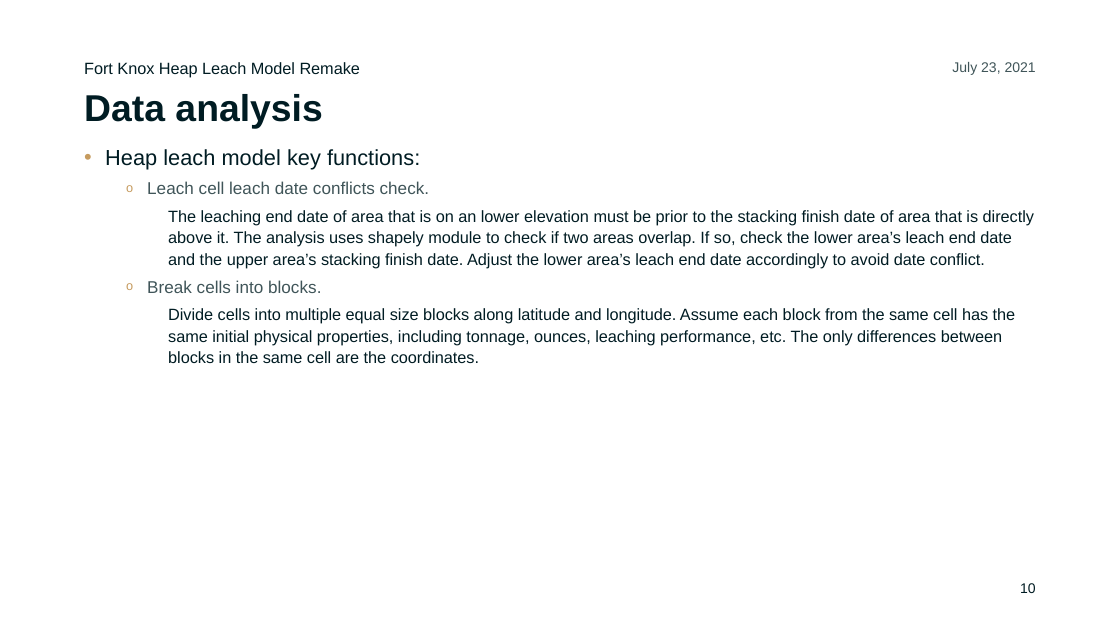
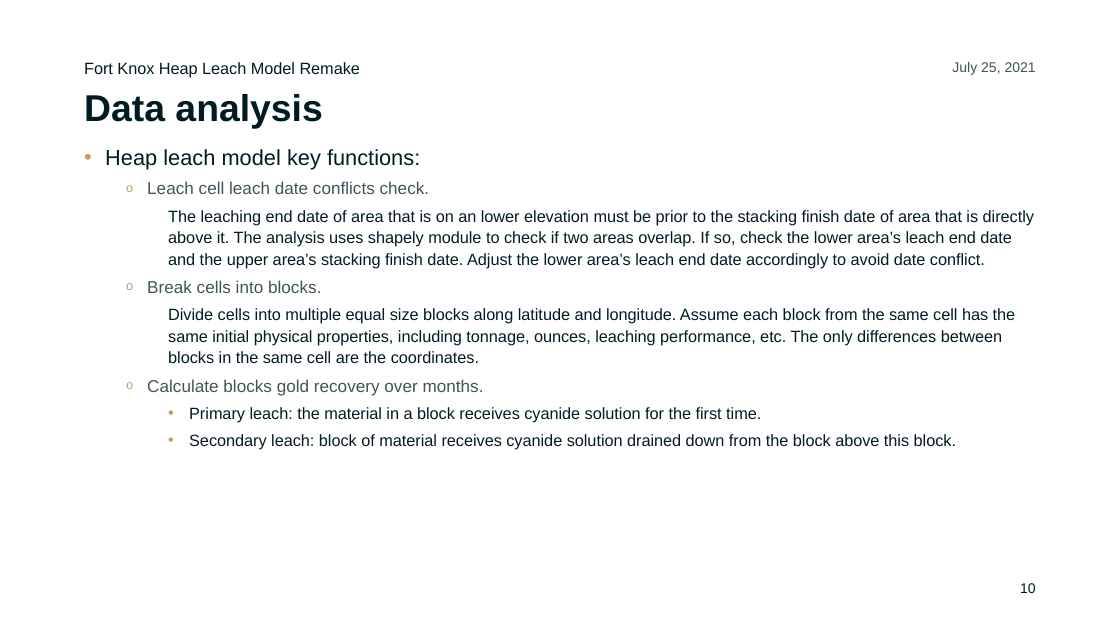
Before and after one commit to ChiefMetDing/FK_HL_Model_Remake, a slide deck: slide 10 of FK_HL_Model_Remake.pptx. Drawn at 1120x630 pixels with LibreOffice and Linux fonts; fonts in the diff are those of the drawing; background and template pictures are left out. Boxes give left, top, right and bottom in pixels: in the first picture for what was removed or moved away, otherwise in the second. Text is boxed around its words. In the diff, an @@ line names an element or a change of style, - is before the commit and + after.

Commit message:
updating ppt

```diff
--- a/FK_HL_Model_Remake.pptx
+++ b/FK_HL_Model_Remake.pptx
@@ text at [952,62,1036,75]: text changed @@
-July 23, 2021
+July 25, 2021
@@ text at [147,379,956,450]: paragraphs added @@
+  o Calculate blocks gold recovery over months.
+    • Primary leach: the material in a block receives cyanide solution for the first time.
+    • Secondary leach: block of material receives cyanide solution drained down from the block above this block.
```
Also in this commit, not shown: 6 other slides changed.
